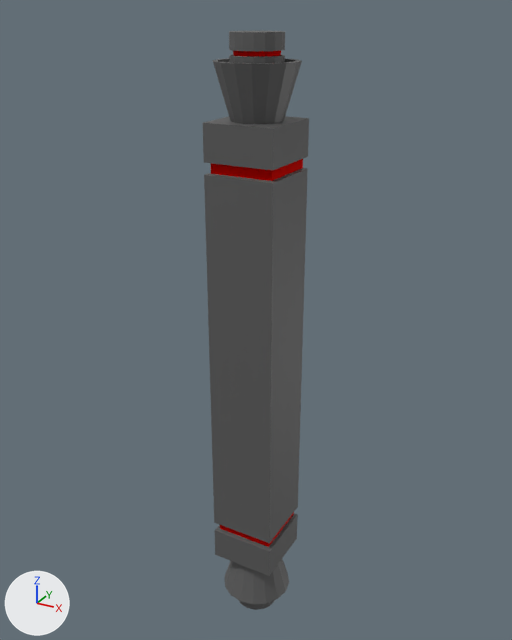
Two versions of the glTF model assets/models/player2.glb, one commit apart.
Both versions are drawn from a 50 mm lens placed at (8.24, -15.03, 8.74), pointed at (-0.24, 0.38, 1.03). Arrows for +X, +Y and +Z are at lower left; the lights stay in place. Where no turn or scale is listed for an object, it has been applied to the vertices.
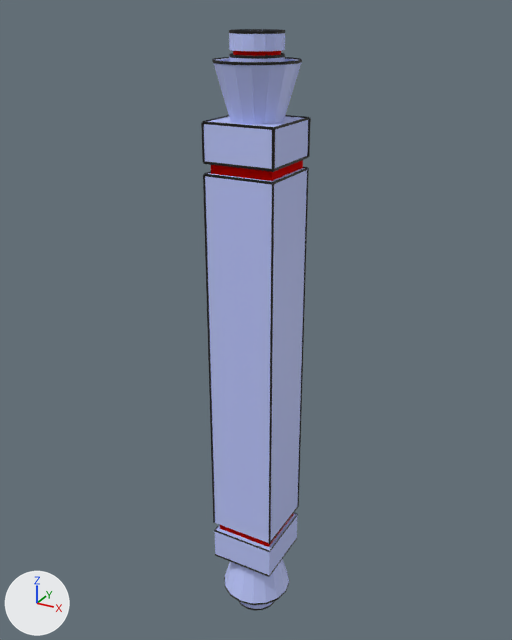
What the commit changed:
Material 'Material' (mat_material) changes colour from dark grey #5c5c5c to blue #bfc9ff; in linear values from (0.106, 0.106, 0.106) to (0.519, 0.586, 1.0).
Material 'Material.002' (mat_material_002) is new.
Its base color is (0.0, 0.0, 0.0) (black #000000).
Mesh me_cube_014 is new.
It has 72 vertices, 96 faces and spans x -0.95..0.95, y -0.95..-0.89, z -5.13..5.13.
It uses material mat_material_002 (black #000000).
Mesh me_cube_013 is new.
It has 24 vertices, 24 faces and spans x -0.92..0.92, y -0.92, z 5.1..5.16.
It uses material mat_material_002 (black #000000).
Mesh me_cube_012 is new.
It has 48 vertices, 48 faces and spans x -0.95..-0.89, y -0.95..0.95, z 5.42..6.33.
It uses material mat_material_002 (black #000000).
Mesh me_cube_010 is new.
It has 48 vertices, 48 faces and spans x 0.88..0.96, y -0.96..0.96, z 5.42..6.33.
It uses material mat_material_002 (black #000000).
Mesh me_cube_001 is new.
It has 96 vertices, 96 faces and spans x 0.92, y -0.92..0.92, z -6.36..6.36.
It uses material mat_material_002 (black #000000).
Mesh me_cube_009 is new.
It has 96 vertices, 96 faces and spans x -0.92..0.92, y -0.92..0.92, z -5.16..5.16.
It uses material mat_material_002 (black #000000).
Mesh me_cube_015 is new.
It has 72 vertices, 96 faces and spans x -0.95..0.95, y 0.89..0.95, z -5.13..5.13.
It uses material mat_material_002 (black #000000).
Mesh me_cube_006 is new.
It consists of a torus around z (ring radius 1.0, tube radius 0.0) spanning x -1.0..1.0, y -1.0..1.0, z -7.7..-7.6; a torus around z (ring radius 1.0, tube radius 0.0) spanning x -1.0..1.0, y -1.0..1.0, z 7.6..7.7.
It uses material mat_material_002 (black #000000).
Mesh me_cube_005 is new.
It consists of a torus around z (ring radius 0.6, tube radius 0.0) spanning x -0.6..0.6, y -0.6..0.6, z -7.8..-7.7; a torus around z (ring radius 0.6, tube radius 0.0) spanning x -0.6..0.6, y -0.6..0.6, z -8.3..-8.2; a torus around z (ring radius 0.6, tube radius 0.0) spanning x -0.6..0.6, y -0.6..0.6, z 7.7..7.8; a torus around z (ring radius 0.6, tube radius 0.0) spanning x -0.6..0.6, y -0.6..0.6, z 8.2..8.3.
It uses material mat_material_002 (black #000000).
Mesh me_cube_004 is new.
It has 192 vertices, 192 faces and spans x -0.92..0.92, y -0.92..0.92, z -6.36..6.36.
It uses material mat_material_002 (black #000000).
Object 'Cube.012' (ob_cube_012) is new; it shows me_cube_014.
Its location is (0.0, 0.0, 0.0).
Object 'Cube.003' (ob_cube_003) is new; it shows me_cube_013.
Its location is (0.0, 0.0, 0.0).
Object 'Cube.011' (ob_cube_011) is new; it shows me_cube_012.
Its location is (0.0, 0.0, 0.0).
Object 'Cube.010' (ob_cube_010) is new; it shows me_cube_010.
Its location is (0.0, 0.0, 0.0).
Object 'Cube.001' (ob_cube_001) is new; it shows me_cube_001.
Its location is (0.0, 0.0, 0.0).
Object 'Cube.009' (ob_cube_009) is new; it shows me_cube_009.
Its location is (0.0, 0.0, 0.0).
Object 'Cube.007' (ob_cube_007) is new; it shows me_cube_015.
Its location is (0.0, 0.0, 0.0).
Object 'Cube.006' (ob_cube_006) is new; it shows me_cube_006.
Its location is (0.0, 0.0, 0.0).
Object 'Cube.005' (ob_cube_005) is new; it shows me_cube_005.
Its location is (0.0, 0.0, 0.0).
Object 'Cube.004' (ob_cube_004) is new; it shows me_cube_004.
Its location is (0.0, 0.0, 0.0).

Boxes [x1, y1, x2, y2] around the edits, measured in the pictures (512 x 640 px):
'Cube', recoloured (grey to blue): [203, 31, 309, 610] in both
'Cube.012', added (black): after [203, 175, 274, 544]
'Cube.004', added: after [202, 115, 307, 577]
'Cube.005', added (black): after [229, 29, 285, 610]
'Cube.007', added: after [297, 168, 309, 507]
'Cube.006', added: after [212, 57, 302, 605]
'Cube.001', added: after [269, 117, 309, 577]
'Cube.010', added: after [272, 118, 311, 171]
'Cube.003', added: after [204, 174, 273, 185]
'Cube.009', added: after [204, 167, 308, 542]
'Cube.011', added: after [201, 123, 205, 163]
